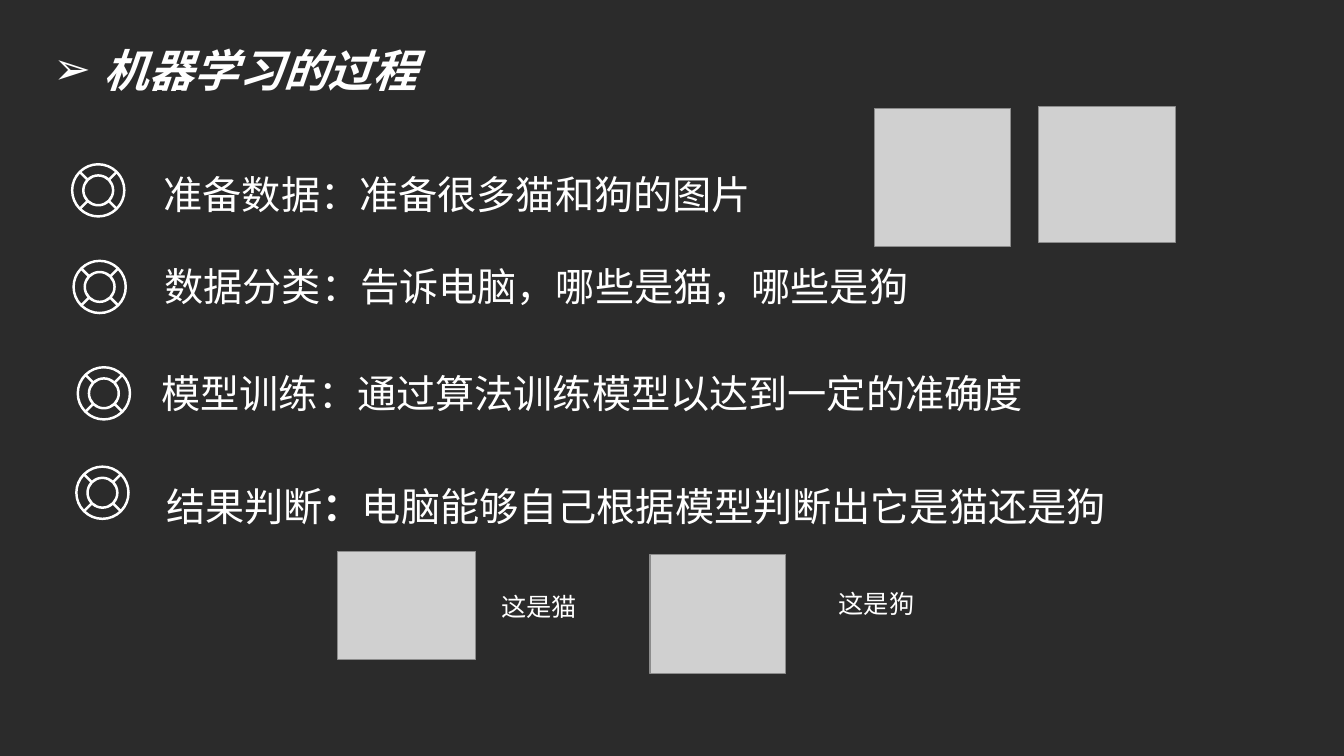
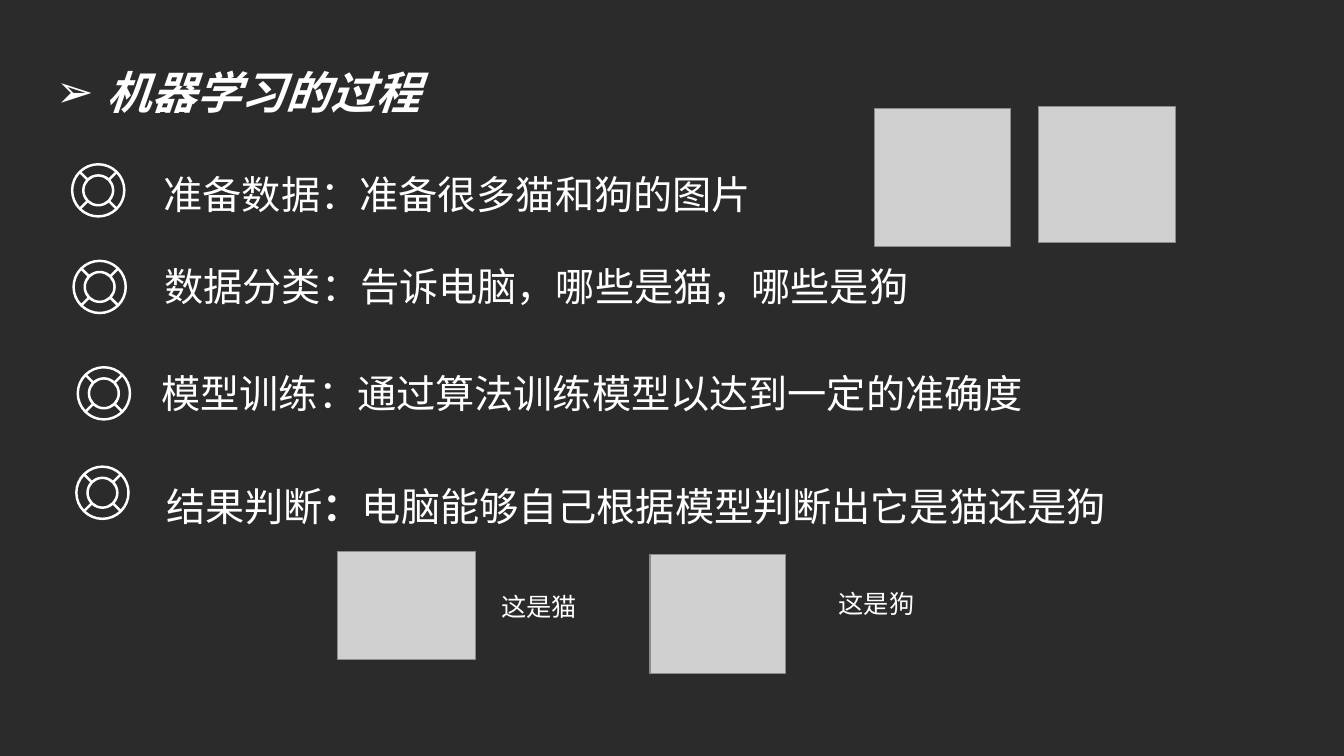
Before and after one commit to guyt518/ai-study, a slide deck: slide 8 of 三（3）班 顾语桐 AI人脸识别.pptx. Drawn at 1344x756 pixels with LibreOffice and Linux fonts; fonts in the diff are those of the drawing; grey boxes stand for pictures; background and template pictures are left out; a plain dark background stands for a picture behind light text. Boxes give left, top, right and bottom in pixels: in the first picture for what was removed or moved away, otherwise in the second. Text is boxed around its words. In the diff, an @@ line names an element or a change of style, - is before the commit and + after.

```diff
--- a/三（3）班 顾语桐 AI人脸识别.pptx
+++ b/三（3）班 顾语桐 AI人脸识别.pptx
@@ text "机器学习的过程": place and size @@
-text "机器学习的过程" at (104,48,418,91)
+text "机器学习的过程" at (107,70,421,113)
```
Also in this commit, not shown: 2 other slides changed.
